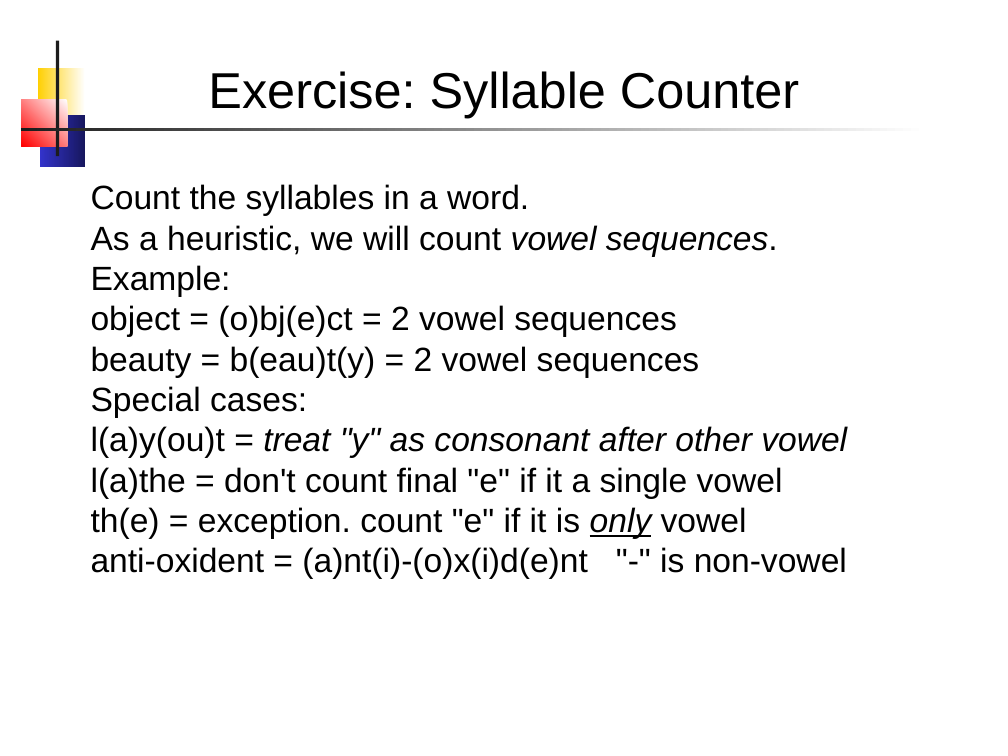
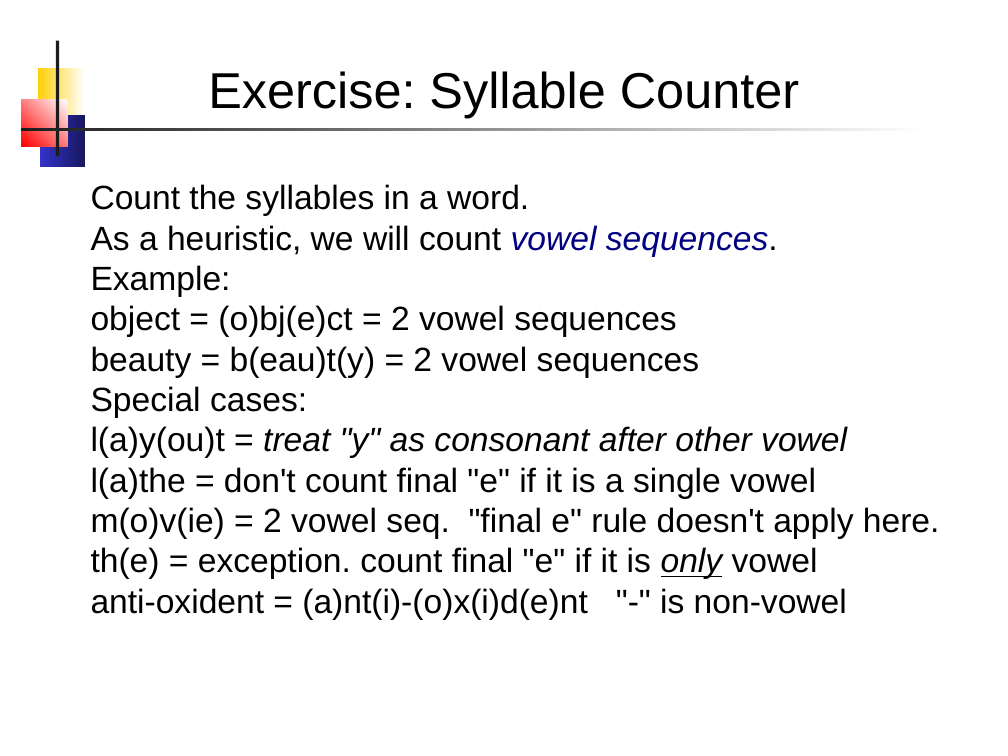
Before and after one commit to skeoop/skeoop.github.io, a slide deck: slide 21 of week9/State Machine.pptx (slide 20 before the commit). Drawn at 1008x756 pixels with LibreOffice and Linux fonts; fonts in the diff are those of the drawing. Boxes give left, top, right and bottom in pixels: in the first picture for what was removed or moved away, otherwise in the second. Text is boxed around its words. In the diff, an @@ line names an element or a change of style, - is before the commit and + after.

Commit message:
fix formatting in State Machine slides

```diff
--- a/week9/State Machine.pptx
+++ b/week9/State Machine.pptx
@@ text at [91, 225, 778, 257]: text colour #000000 to #000080 in "vowel sequences." @@
@@ text at [91, 467, 940, 579]: text changed @@
-l(a)the = don't count final "e" if it a single vowel
-th(e) = exception. count "e" if it is only vowel
+l(a)the = don't count final "e" if it is a single vowel
+m(o)v(ie) = 2 vowel seq. "final e" rule doesn't apply here.
+th(e) = exception. count final "e" if it is only vowel
```
Also in this commit, not shown: 7 other slides changed, 1 slide added, 1 other file.
